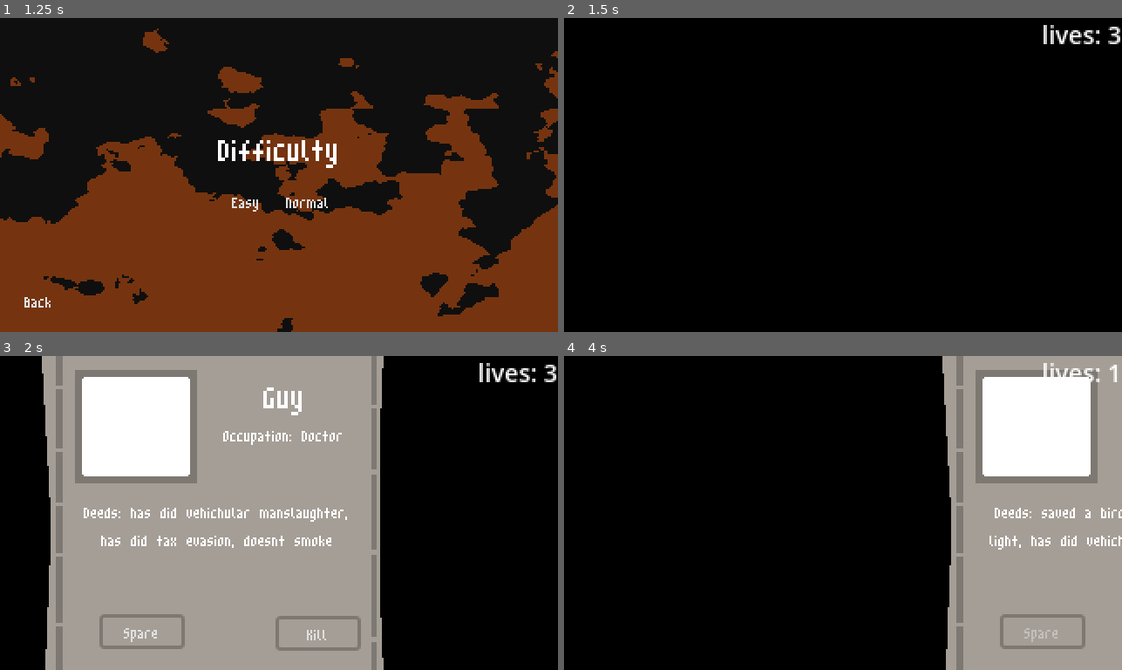
Above: before the commit, frames 1-4 (two rows, left to right).
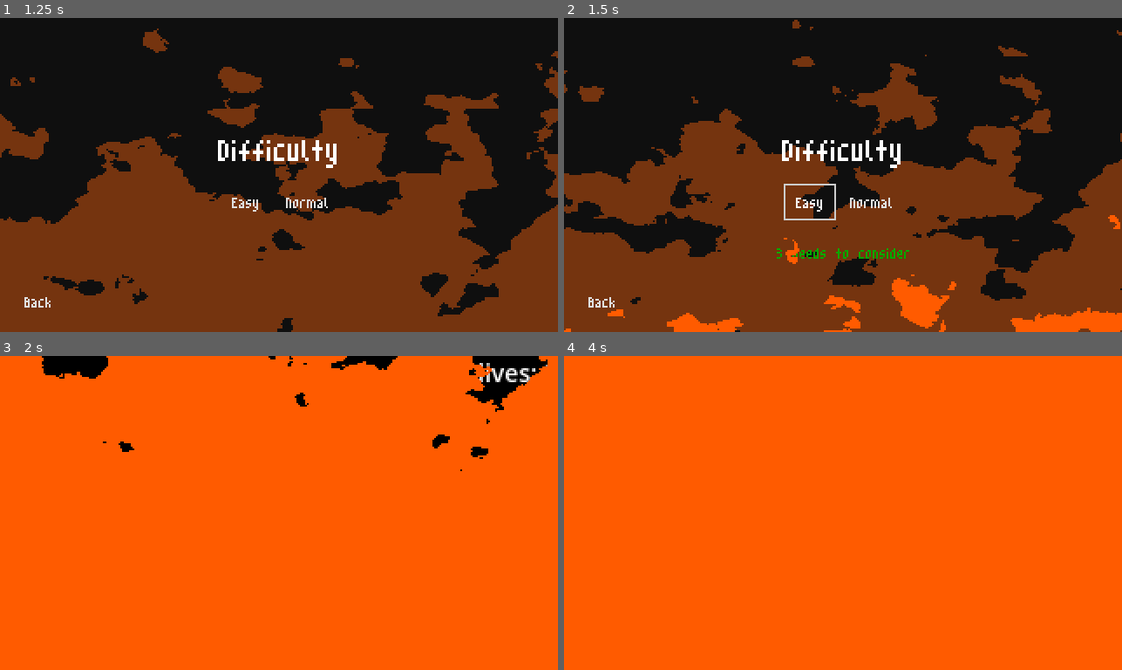
Above: after the commit, the same moments.

Repository: DTRGames/Grims-Pat
Game: Godot game, scene res://Scenes/MainMenu/main_menu.tscn
Two runs of this game, one before a commit and one after it. Both use one fixed random seed, a clock stepped at 60 frames per second and the inputs below.
Inputs (mouse positions are in pixels of both pictures, inside the frame that each line leads up to):
- Up to frame 1 (1.25 s): click "start" at 0.5 s
- Up to frame 2 (1.5 s): click "Easy" at 1.25 s
- Up to frame 3 (2 s): no input
- Up to frame 4 (4 s): click (709, 632) at 2 s, where only the run before the commit has a clickable "Spare"; click (826, 632) at 2.75 s, where only the run after the commit has a clickable "Kill"; click "Spare" (after the commit: "MAIN MENU") at 3.5 s

Frame 1 is identical in both runs. In frame 2, 50% of the frame differs, in the area x 0-100%, y 0-100%; in frame 3, 98%; in frame 4, 100%.

Commit message:
Added SceneTransion

Diff:
--- a/Scenes/Levels/pause_menu.gd
+++ b/Scenes/Levels/pause_menu.gd
@@ -1,8 +1,9 @@
 extends Control
 
+var stop : bool = false
 
 func _input(event: InputEvent) -> void:
-	if event.is_action_pressed(&"escape"):
+	if event.is_action_pressed(&"escape") and stop == false:
 		if visible:
 			visible = false
 		else :
@@ -12,7 +13,7 @@
 	visible = false
 
 func _on_restart_pressed() -> void:
-	get_tree().change_scene_to_file("res://Scenes/Levels/world.tscn")
+	SceneTransion.transion("res://Scenes/Levels/world.tscn")
 
 func _on_main_menu_pressed() -> void:
-	get_tree().change_scene_to_file("res://Scenes/MainMenu/main_menu.tscn")
+	SceneTransion.transion("res://Scenes/MainMenu/main_menu.tscn")
--- a/Scenes/Levels/world.gd
+++ b/Scenes/Levels/world.gd
@@ -6,12 +6,13 @@
 var lives = 3
 var time_passed : float
 
+@onready var pause_menu = $CanvasLayer/PauseMenu
 
 @onready var control = $Control
 
 func _process(delta):
 	time_passed += delta
-	if GameEvents.on_screen == randf_range(40, 50):
+	if GameEvents.on_screen == randf_range(1, 1):
 		GameEvents.game_over.emit()
 
 func _ready():
@@ -30,8 +31,7 @@
 	add_child(ins)
 	last_person_id = control.current_person_id
 
-func _on_animation_player_animation_finished(anim_name: StringName) -> void:
-	get_tree().change_scene_to_file("res://Scenes/MainMenu/main_menu.tscn")
+
 
 func lose_life():
 	lives -= 1
@@ -40,6 +40,7 @@
 		GameEvents.game_over.emit()
 
 func game_over():
+	pause_menu.stop = true
 	var ins = score_board.instantiate()
 	ins.time = time_passed
 	ins.lives = lives
--- a/Scenes/MainMenu/main_menu.gd
+++ b/Scenes/MainMenu/main_menu.gd
@@ -34,11 +34,11 @@
 
 func _on_easy_pressed() -> void:
 	GameEvents.deed_count = 3
-	get_tree().change_scene_to_file("res://Scenes/Levels/world.tscn")
+	SceneTransion.transion("res://Scenes/Levels/world.tscn")
 
 func _on_normal_pressed() -> void:
 	GameEvents.deed_count = 5
-	get_tree().change_scene_to_file("res://Scenes/Levels/world.tscn")
+	SceneTransion.transion("res://Scenes/Levels/world.tscn")
 
 func _on_back_pressed() -> void:
 	$Difficulty/Description.visible = false
--- /dev/null
+++ b/Scenes/MainMenu/scene_transion.gd
@@ -0,0 +1,11 @@
+extends CanvasLayer
+
+@onready var animation_player = $AnimationPlayer
+
+func transion(scene):
+	get_tree().paused = true
+	animation_player.play("transion")
+	await animation_player.animation_finished
+	get_tree().change_scene_to_file(scene)
+	animation_player.play_backwards("transion")
+	get_tree().paused = false
--- /dev/null
+++ b/Scenes/MainMenu/scene_transion.tscn
@@ -0,0 +1,72 @@
+[gd_scene load_steps=9 format=3 uid="uid://ds2agkud872o6"]
+
+[ext_resource type="Script" path="res://Scenes/MainMenu/scene_transion.gd" id="1_gy70j"]
+[ext_resource type="Shader" path="res://Scenes/MainMenu/main_menu_fire.gdshader" id="1_xur3y"]
+
+[sub_resource type="FastNoiseLite" id="FastNoiseLite_6bcxh"]
+
+[sub_resource type="NoiseTexture2D" id="NoiseTexture2D_mvvim"]
+noise = SubResource("FastNoiseLite_6bcxh")
+
+[sub_resource type="ShaderMaterial" id="ShaderMaterial_7wh14"]
+shader = ExtResource("1_xur3y")
+shader_parameter/Yoffset = 2.0
+shader_parameter/animaiton_speed = 0.5
+shader_parameter/flame_color = Color(1, 0.356863, 0, 0)
+shader_parameter/noise_tex = SubResource("NoiseTexture2D_mvvim")
+
+[sub_resource type="Animation" id="Animation_etpby"]
+resource_name = "transion"
+length = 0.5
+step = 0.1
+tracks/0/type = "value"
+tracks/0/imported = false
+tracks/0/enabled = true
+tracks/0/path = NodePath("ColorRect2:material:shader_parameter/Yoffset")
+tracks/0/interp = 1
+tracks/0/loop_wrap = true
+tracks/0/keys = {
+"times": PackedFloat32Array(0, 0.5),
+"transitions": PackedFloat32Array(1, 1),
+"update": 0,
+"values": [2.0, -0.785]
+}
+
+[sub_resource type="Animation" id="Animation_j4cni"]
+length = 0.001
+tracks/0/type = "value"
+tracks/0/imported = false
+tracks/0/enabled = true
+tracks/0/path = NodePath("ColorRect2:material:shader_parameter/Yoffset")
+tracks/0/interp = 1
+tracks/0/loop_wrap = true
+tracks/0/keys = {
+"times": PackedFloat32Array(0),
+"transitions": PackedFloat32Array(1),
+"update": 0,
+"values": [2.0]
+}
+
+[sub_resource type="AnimationLibrary" id="AnimationLibrary_1ty2x"]
+_data = {
+"RESET": SubResource("Animation_j4cni"),
+"transion": SubResource("Animation_etpby")
+}
+
+[node name="SceneTransion" type="CanvasLayer"]
+process_mode = 3
+layer = 3
+script = ExtResource("1_gy70j")
+
+[node name="ColorRect2" type="ColorRect" parent="."]
+material = SubResource("ShaderMaterial_7wh14")
+offset_left = -2.0
+offset_top = -50.0
+offset_right = 330.0
+offset_bottom = 191.0
+mouse_filter = 2
+
+[node name="AnimationPlayer" type="AnimationPlayer" parent="."]
+libraries = {
+"": SubResource("AnimationLibrary_1ty2x")
+}
--- a/Scenes/MainMenu/score_board.gd
+++ b/Scenes/MainMenu/score_board.gd
@@ -43,3 +43,7 @@
 
 func set_text_won():
 	title.text = str("YOU WON")
+
+
+func _on_button_pressed():
+	SceneTransion.transion("res://Scenes/MainMenu/main_menu.tscn")
--- a/Scenes/MainMenu/score_board.tscn
+++ b/Scenes/MainMenu/score_board.tscn
@@ -46,26 +46,26 @@
 tracks/2/type = "value"
 tracks/2/imported = false
 tracks/2/enabled = true
-tracks/2/path = NodePath("Node:modulate")
-tracks/2/interp = 1
+tracks/2/path = NodePath("ColorRect2:position")
+tracks/2/interp = 2
 tracks/2/loop_wrap = true
 tracks/2/keys = {
 "times": PackedFloat32Array(0, 1),
 "transitions": PackedFloat32Array(1, 1),
 "update": 0,
-"values": [Color(1, 1, 1, 0), Color(1, 1, 1, 1)]
+"values": [Vector2(-29, 179), Vector2(-29, -50)]
 }
 tracks/3/type = "value"
 tracks/3/imported = false
 tracks/3/enabled = true
-tracks/3/path = NodePath("ColorRect2:position")
-tracks/3/interp = 2
+tracks/3/path = NodePath("Node:modulate")
+tracks/3/interp = 1
 tracks/3/loop_wrap = true
 tracks/3/keys = {
 "times": PackedFloat32Array(0, 1),
 "transitions": PackedFloat32Array(1, 1),
 "update": 0,
-"values": [Vector2(-29, 179), Vector2(-29, -50)]
+"values": [Color(1, 1, 1, 0), Color(1, 1, 1, 1)]
 }
 
 [sub_resource type="Animation" id="Animation_dvn5w"]
@@ -97,26 +97,26 @@
 tracks/2/type = "value"
 tracks/2/imported = false
 tracks/2/enabled = true
-tracks/2/path = NodePath("Node:modulate")
+tracks/2/path = NodePath("ColorRect2:position")
 tracks/2/interp = 1
 tracks/2/loop_wrap = true
 tracks/2/keys = {
 "times": PackedFloat32Array(0),
 "transitions": PackedFloat32Array(1),
 "update": 0,
-"values": [Color(1, 1, 1, 1)]
+"values": [Vector2(-29, 179)]
 }
 tracks/3/type = "value"
 tracks/3/imported = false
 tracks/3/enabled = true
-tracks/3/path = NodePath("ColorRect2:position")
+tracks/3/path = NodePath("Node:modulate")
 tracks/3/interp = 1
 tracks/3/loop_wrap = true
 tracks/3/keys = {
 "times": PackedFloat32Array(0),
 "transitions": PackedFloat32Array(1),
 "update": 0,
-"values": [Vector2(-29, 179)]
+"values": [Color(1, 1, 1, 1)]
 }
 
 [sub_resource type="AnimationLibrary" id="AnimationLibrary_1eewu"]
@@ -124,6 +124,20 @@
 "Enter": SubResource("Animation_7g46h"),
 "RESET": SubResource("Animation_dvn5w")
 }
+
+[sub_resource type="StyleBoxEmpty" id="StyleBoxEmpty_oxtlt"]
+
+[sub_resource type="StyleBoxEmpty" id="StyleBoxEmpty_qgyi8"]
+
+[sub_resource type="StyleBoxEmpty" id="StyleBoxEmpty_glxsm"]
+
+[sub_resource type="StyleBoxEmpty" id="StyleBoxEmpty_eqocu"]
+
+[sub_resource type="StyleBoxEmpty" id="StyleBoxEmpty_t80ku"]
+
+[sub_resource type="StyleBoxEmpty" id="StyleBoxEmpty_v7fdc"]
+
+[sub_resource type="StyleBoxEmpty" id="StyleBoxEmpty_nt56a"]
 
 [node name="ScoreBoard" type="CanvasLayer"]
 process_mode = 3
@@ -246,3 +260,27 @@
 "": SubResource("AnimationLibrary_1eewu")
 }
 autoplay = "Enter"
+
+[node name="Button" type="Button" parent="."]
+anchors_preset = 8
+anchor_left = 0.5
+anchor_top = 0.5
+anchor_right = 0.5
+anchor_bottom = 0.5
+offset_left = -35.0
+offset_top = 35.0
+offset_right = 36.0
+offset_bottom = 48.0
+grow_horizontal = 2
+grow_vertical = 2
+theme_override_fonts/font = ExtResource("2_xvajs")
+theme_override_styles/focus = SubResource("StyleBoxEmpty_oxtlt")
+theme_override_styles/disabled_mirrored = SubResource("StyleBoxEmpty_qgyi8")
+theme_override_styles/hover_pressed_mirrored = SubResource("StyleBoxEmpty_glxsm")
+theme_override_styles/hover_pressed = SubResource("StyleBoxEmpty_eqocu")
+theme_override_styles/hover = SubResource("StyleBoxEmpty_t80ku")
+theme_override_styles/pressed = SubResource("StyleBoxEmpty_v7fdc")
+theme_override_styles/normal = SubResource("StyleBoxEmpty_nt56a")
+text = "MAIN MENU"
+
+[connection signal="pressed" from="Button" to="." method="_on_button_pressed"]
--- a/project.godot
+++ b/project.godot
@@ -18,6 +18,7 @@
 [autoload]
 
 GameEvents="*res://Globals/game_events.tscn"
+SceneTransion="*res://Scenes/MainMenu/scene_transion.tscn"
 
 [display]
 
Not shown: 3 places in Scenes/MainMenu/score_board.tscn that only renumber resources
